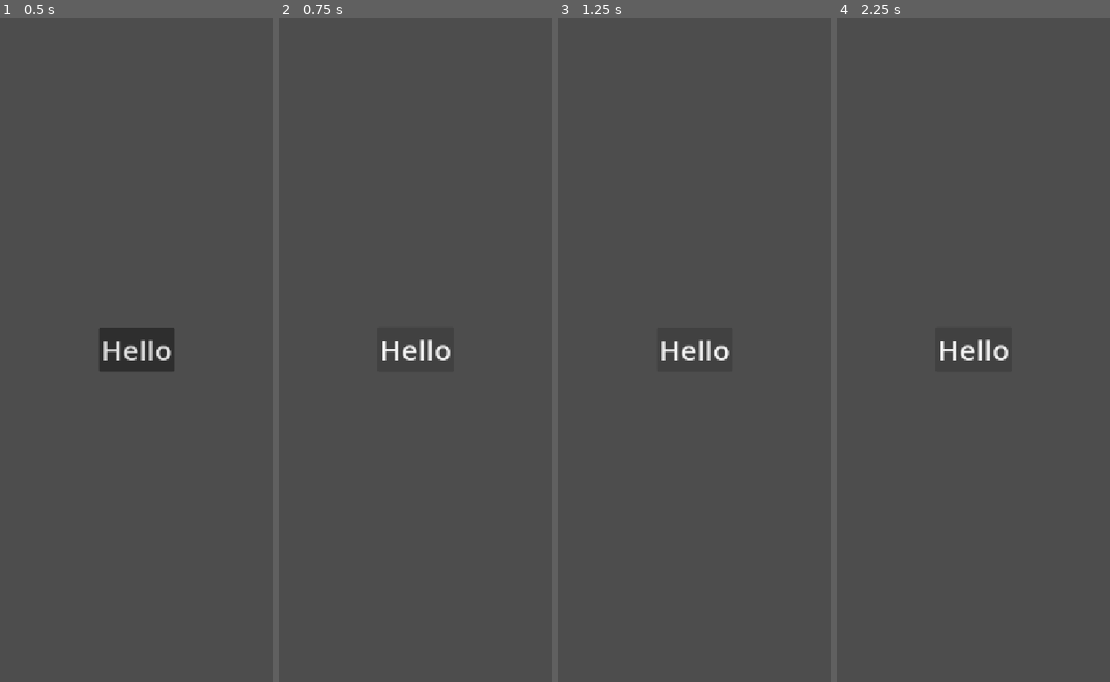
Above: before the commit, frames 1-4 (left to right).
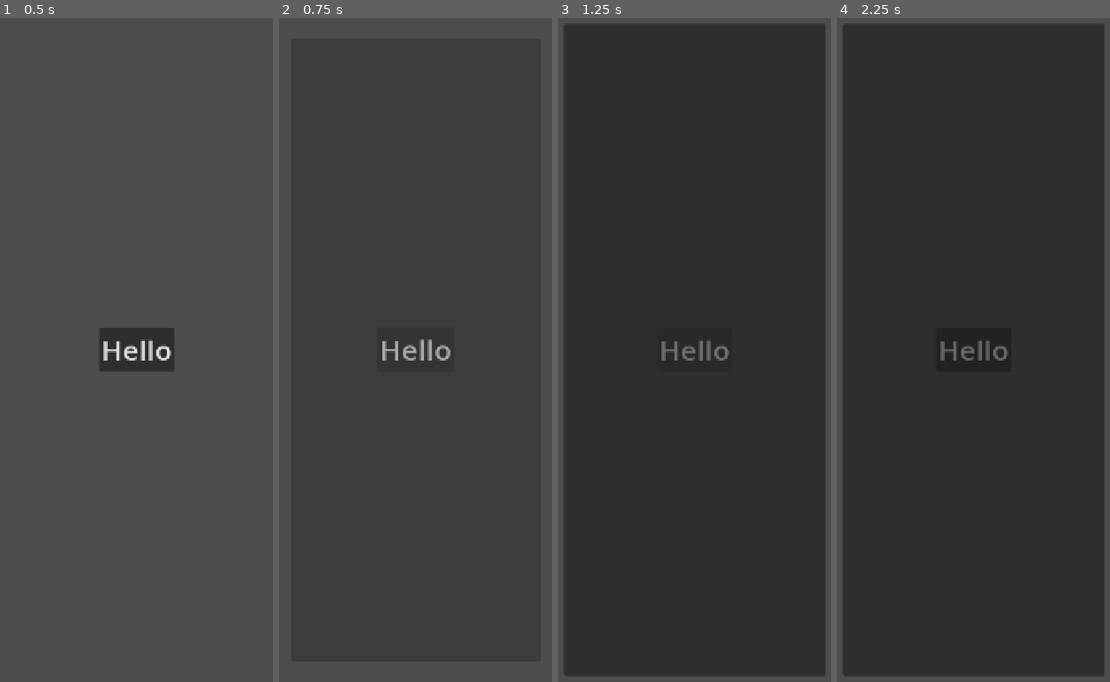
Above: after the commit, the same moments.

Repository: TimDev7/Godot-CoreTemplate
Game: Godot game, scene res://Template/UI/ui_test.tscn
Two runs of this game, one before a commit and one after it. Both use one fixed random seed, a clock stepped at 60 frames per second and the inputs below. This scene is started directly instead of the project's main scene.
Inputs (mouse positions are in pixels of both pictures, inside the frame that each line leads up to):
- Up to frame 1 (0.5 s): no input
- Up to frame 2 (0.75 s): click "Hello" at 0.5 s
- Up to frame 3 (1.25 s): no input
- Up to frame 4 (2.25 s): click (973, 350) at 1.27 s; click "Hello" at 2 s

Frame 1 is identical in both runs. In frame 2, 0.4% of the frame differs, in the area x 37-63%, y 48-52%; in frame 3, 92%; in frame 4, 93%, in the area x 2-98%, y 1-99%.

Commit message:
feat(ui): add window node

Diff:
--- /dev/null
+++ b/Template/UI/game_window.gd
@@ -0,0 +1,26 @@
+extends CanvasLayer
+class_name GameWindow
+
+@export var export_animation_player: AnimationPlayer
+@onready var animation_player:AnimationPlayer = $DefaultAnimationPlayer
+@onready var control: Control = $Control
+@onready var back_button: TextureButton = $BackButton
+
+func _ready() -> void:
+	if export_animation_player:
+		animation_player.queue_free()
+		animation_player = export_animation_player
+
+
+func open_window() -> void:
+	animation_player.stop()
+	animation_player.play("open")
+
+
+func close_window() -> void:
+	animation_player.stop()
+	animation_player.play("close")
+
+
+func _on_back_button_pressed() -> void:
+	close_window()
--- /dev/null
+++ b/Template/UI/game_window.tscn
@@ -0,0 +1,208 @@
+[gd_scene format=3 uid="uid://dbxuyb5djs8as"]
+
+[ext_resource type="Script" uid="uid://crfi40sgue0ya" path="res://Template/UI/game_window.gd" id="1_yvo4i"]
+
+[sub_resource type="Animation" id="Animation_yvo4i"]
+length = 0.001
+tracks/0/type = "value"
+tracks/0/imported = false
+tracks/0/enabled = true
+tracks/0/path = NodePath(".:visible")
+tracks/0/interp = 1
+tracks/0/loop_wrap = true
+tracks/0/keys = {
+"times": PackedFloat32Array(0),
+"transitions": PackedFloat32Array(1),
+"update": 1,
+"values": [false]
+}
+tracks/1/type = "value"
+tracks/1/imported = false
+tracks/1/enabled = true
+tracks/1/path = NodePath("BackButton:modulate")
+tracks/1/interp = 1
+tracks/1/loop_wrap = true
+tracks/1/keys = {
+"times": PackedFloat32Array(0),
+"transitions": PackedFloat32Array(1),
+"update": 0,
+"values": [Color(1, 1, 1, 1)]
+}
+tracks/2/type = "value"
+tracks/2/imported = false
+tracks/2/enabled = true
+tracks/2/path = NodePath("Control:scale")
+tracks/2/interp = 1
+tracks/2/loop_wrap = true
+tracks/2/keys = {
+"times": PackedFloat32Array(0),
+"transitions": PackedFloat32Array(1),
+"update": 0,
+"values": [Vector2(1, 1)]
+}
+tracks/3/type = "value"
+tracks/3/imported = false
+tracks/3/enabled = true
+tracks/3/path = NodePath("Control:modulate")
+tracks/3/interp = 1
+tracks/3/loop_wrap = true
+tracks/3/keys = {
+"times": PackedFloat32Array(0),
+"transitions": PackedFloat32Array(1),
+"update": 0,
+"values": [Color(1, 1, 1, 0)]
+}
+
+[sub_resource type="Animation" id="Animation_msygl"]
+resource_name = "close"
+length = 0.1
+tracks/0/type = "value"
+tracks/0/imported = false
+tracks/0/enabled = true
+tracks/0/path = NodePath(".:visible")
+tracks/0/interp = 1
+tracks/0/loop_wrap = true
+tracks/0/keys = {
+"times": PackedFloat32Array(0, 0.1),
+"transitions": PackedFloat32Array(1, 1),
+"update": 1,
+"values": [true, false]
+}
+tracks/1/type = "value"
+tracks/1/imported = false
+tracks/1/enabled = true
+tracks/1/path = NodePath("BackButton:modulate")
+tracks/1/interp = 1
+tracks/1/loop_wrap = true
+tracks/1/keys = {
+"times": PackedFloat32Array(0, 0.1),
+"transitions": PackedFloat32Array(1, 1),
+"update": 0,
+"values": [Color(1, 1, 1, 1), Color(1, 1, 1, 0)]
+}
+tracks/2/type = "value"
+tracks/2/imported = false
+tracks/2/enabled = true
+tracks/2/path = NodePath("Control:scale")
+tracks/2/interp = 1
+tracks/2/loop_wrap = true
+tracks/2/keys = {
+"times": PackedFloat32Array(0, 0.1),
+"transitions": PackedFloat32Array(0.5, 1),
+"update": 0,
+"values": [Vector2(1, 1), Vector2(1.2, 1.2)]
+}
+tracks/3/type = "value"
+tracks/3/imported = false
+tracks/3/enabled = true
+tracks/3/path = NodePath("Control:modulate")
+tracks/3/interp = 1
+tracks/3/loop_wrap = true
+tracks/3/keys = {
+"times": PackedFloat32Array(0, 0.1),
+"transitions": PackedFloat32Array(1, 1),
+"update": 0,
+"values": [Color(1, 1, 1, 1), Color(1, 1, 1, 0)]
+}
+
+[sub_resource type="Animation" id="Animation_dpd0f"]
+resource_name = "open"
+length = 0.3
+tracks/0/type = "value"
+tracks/0/imported = false
+tracks/0/enabled = true
+tracks/0/path = NodePath(".:visible")
+tracks/0/interp = 1
+tracks/0/loop_wrap = true
+tracks/0/keys = {
+"times": PackedFloat32Array(0),
+"transitions": PackedFloat32Array(1),
+"update": 1,
+"values": [true]
+}
+tracks/1/type = "value"
+tracks/1/imported = false
+tracks/1/enabled = true
+tracks/1/path = NodePath("BackButton:modulate")
+tracks/1/interp = 1
+tracks/1/loop_wrap = true
+tracks/1/keys = {
+"times": PackedFloat32Array(0, 0.3),
+"transitions": PackedFloat32Array(1, 1),
+"update": 0,
+"values": [Color(1, 1, 1, 0), Color(1, 1, 1, 1)]
+}
+tracks/2/type = "value"
+tracks/2/imported = false
+tracks/2/enabled = true
+tracks/2/path = NodePath("Control:scale")
+tracks/2/interp = 1
+tracks/2/loop_wrap = true
+tracks/2/keys = {
+"times": PackedFloat32Array(0, 0.1, 0.3),
+"transitions": PackedFloat32Array(2, 0.5, 1),
+"update": 0,
+"values": [Vector2(1.2, 1.2), Vector2(0.9, 0.9), Vector2(1, 1)]
+}
+tracks/3/type = "value"
+tracks/3/imported = false
+tracks/3/enabled = true
+tracks/3/path = NodePath("Control:modulate")
+tracks/3/interp = 1
+tracks/3/loop_wrap = true
+tracks/3/keys = {
+"times": PackedFloat32Array(0, 0.3),
+"transitions": PackedFloat32Array(1, 1),
+"update": 0,
+"values": [Color(1, 1, 1, 0), Color(1, 1, 1, 1)]
+}
+
+[sub_resource type="AnimationLibrary" id="AnimationLibrary_w8t5j"]
+_data = {
+&"RESET": SubResource("Animation_yvo4i"),
+&"close": SubResource("Animation_msygl"),
+&"open": SubResource("Animation_dpd0f")
+}
+
+[node name="GameWindow" type="CanvasLayer" unique_id=656352947]
+visible = false
+script = ExtResource("1_yvo4i")
+
+[node name="BackButton" type="TextureButton" parent="." unique_id=2070245851]
+anchors_preset = 15
+anchor_right = 1.0
+anchor_bottom = 1.0
+grow_horizontal = 2
+grow_vertical = 2
+
+[node name="Control" type="Control" parent="." unique_id=1512614465]
+modulate = Color(1, 1, 1, 0)
+layout_mode = 3
+anchors_preset = 15
+anchor_right = 1.0
+anchor_bottom = 1.0
+grow_horizontal = 2
+grow_vertical = 2
+pivot_offset_ratio = Vector2(0.5, 0.5)
+mouse_filter = 2
+
+[node name="MarginContainer" type="MarginContainer" parent="Control" unique_id=1355186781]
+layout_mode = 1
+anchors_preset = 15
+anchor_right = 1.0
+anchor_bottom = 1.0
+grow_horizontal = 2
+grow_vertical = 2
+mouse_filter = 2
+theme_override_constants/margin_left = 48
+theme_override_constants/margin_top = 48
+theme_override_constants/margin_right = 48
+theme_override_constants/margin_bottom = 48
+
+[node name="PanelContainer" type="PanelContainer" parent="Control/MarginContainer" unique_id=321713740]
+layout_mode = 2
+
+[node name="DefaultAnimationPlayer" type="AnimationPlayer" parent="." unique_id=395366019]
+libraries/ = SubResource("AnimationLibrary_w8t5j")
+
+[connection signal="pressed" from="BackButton" to="." method="_on_back_button_pressed"]
--- a/Template/UI/juicy_component.gd
+++ b/Template/UI/juicy_component.gd
@@ -1,4 +1,5 @@
 extends Node
+class_name JuiceComponent
 
 @export_category("JuicyComponent Settings")
 @export var button_down_scale:Vector2 = Vector2(0.8,0.8)
--- /dev/null
+++ b/Template/UI/ui_test.gd
@@ -0,0 +1,5 @@
+extends Control
+
+
+func _on_button_pressed() -> void:
+	$GameWindow.open_window()
--- a/Template/UI/ui_test.tscn
+++ b/Template/UI/ui_test.tscn
@@ -1,6 +1,8 @@
 [gd_scene format=3 uid="uid://bb1a8rk74yiy3"]
 
 [ext_resource type="Theme" uid="uid://cpn5fmpmla1su" path="res://Assets/Themes/default.tres" id="1_wrubf"]
+[ext_resource type="Script" uid="uid://dhhqrq8hnlnig" path="res://Template/UI/ui_test.gd" id="2_db6u0"]
+[ext_resource type="PackedScene" uid="uid://dbxuyb5djs8as" path="res://Template/UI/game_window.tscn" id="2_icgfc"]
 [ext_resource type="PackedScene" uid="uid://cxlr8nmotfbdk" path="res://Template/UI/juicy_component.tscn" id="2_l745i"]
 
 [node name="UiTest" type="Control" unique_id=1362653785]
@@ -11,6 +13,10 @@
 grow_horizontal = 2
 grow_vertical = 2
 theme = ExtResource("1_wrubf")
+script = ExtResource("2_db6u0")
+
+[node name="GameWindow" parent="." unique_id=656352947 instance=ExtResource("2_icgfc")]
+visible = false
 
 [node name="VBoxContainer" type="VBoxContainer" parent="." unique_id=1286302031]
 layout_mode = 1
@@ -28,3 +34,5 @@
 text = "Hello"
 
 [node name="JuicyComponent" parent="VBoxContainer/Button" unique_id=437082904 instance=ExtResource("2_l745i")]
+
+[connection signal="pressed" from="VBoxContainer/Button" to="." method="_on_button_pressed"]
Not shown, added: Template/UI/game_window.gd.uid
Not shown, added: Template/UI/ui_test.gd.uid
